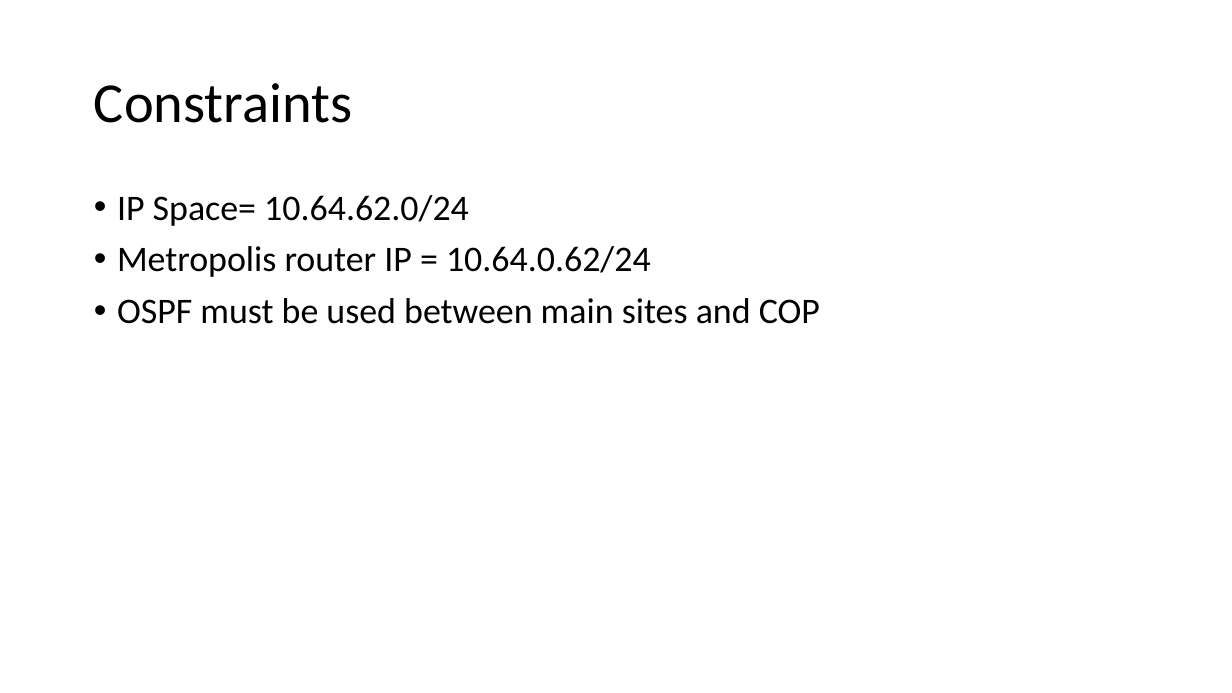
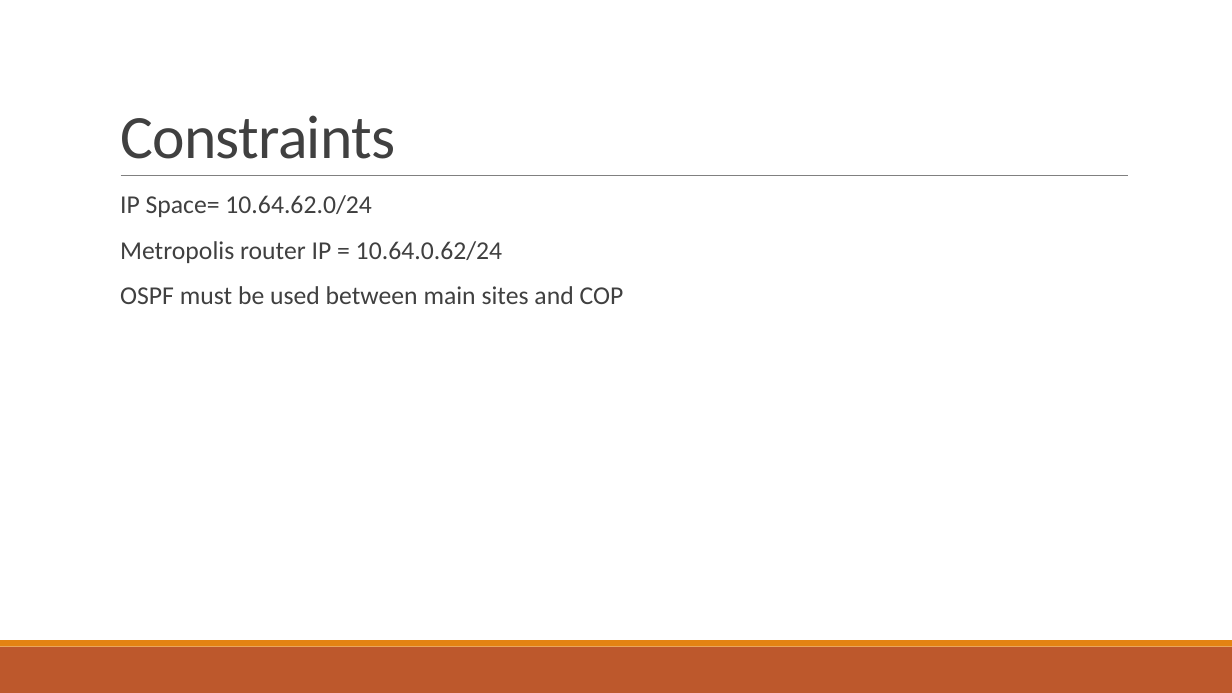
Before and after one commit to wkborn/cy350project, a slide deck: slide 4 of Network Proposal.pptx. Drawn at 1232x693 pixels with LibreOffice and Linux fonts; fonts in the diff are those of the drawing. Boxes give left, top, right and bottom in pixels: in the first picture for what was removed or moved away, otherwise in the second. Text is boxed around its words. In the diff, an @@ line names an element or a change of style, - is before the commit and + after.

```diff
--- a/Network Proposal.pptx
+++ b/Network Proposal.pptx
@@ title "Constraints" moved from (x1=94, y1=83, x2=353, y2=123) to (x1=120, y1=115, x2=395, y2=159) @@
@@ title "Constraints" at (x1=120, y1=115, x2=395, y2=159): size 44 to 48 pt, text colour #000000 to #404040, letter spacing 0 to -0.5 pt; line spacing 0.9 to 0.85; vertical alignment middle to bottom @@
@@ line added from (121, 176) to (1128, 176), #808080 0.5 pt @@
@@ text "IP Space= 10.64.62.0/24" at (x1=120, y1=195, x2=624, y2=304): size 28 to 20 pt, text colour #000000 to #404040; bullet • to  ; more space between paragraphs @@
@@ rectangle added at (x1=0, y1=647, x2=1232, y2=693), fill #BD582C @@
@@ rectangle added at (x1=0, y1=640, x2=1232, y2=647), fill #E48312 @@
```
Also in this commit, not shown: 5 other slides changed, 3 slides added, 6 slides removed.
